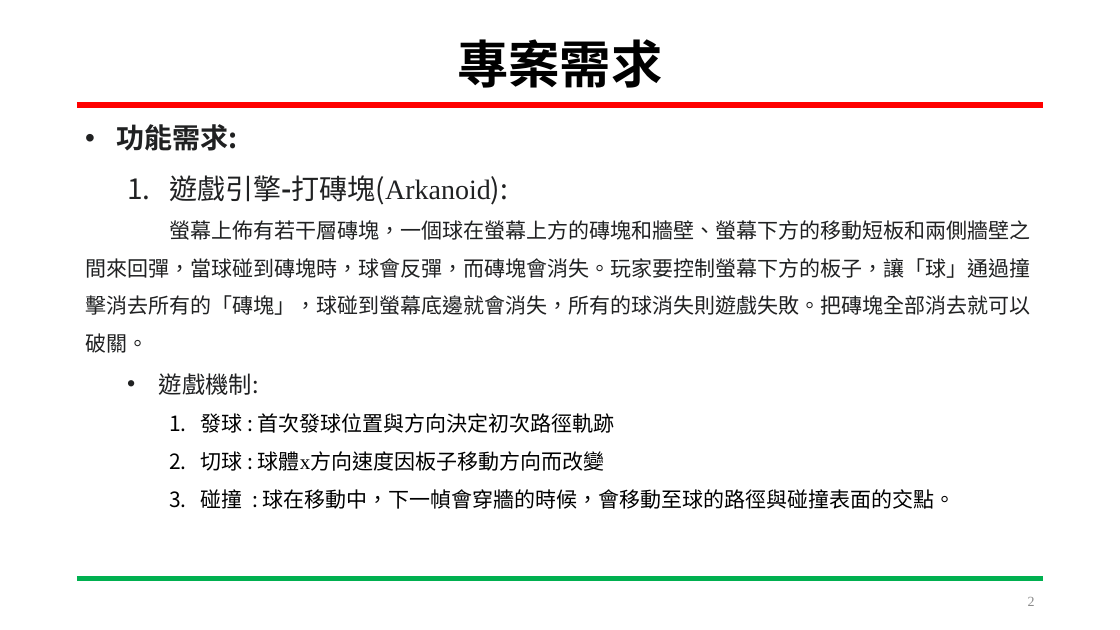
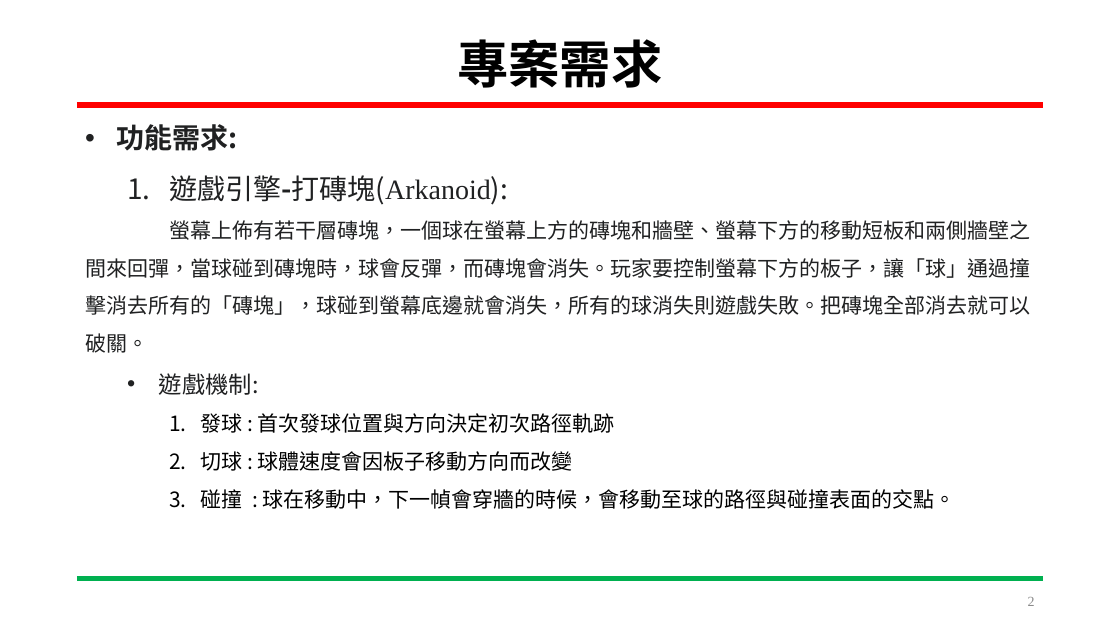
Before and after one commit to HOURFA/ML, a slide deck: slide 2 of DevelopmentLog/ML_0424.pptx. Drawn at 1120x630 pixels with LibreOffice and Linux fonts; fonts in the diff are those of the drawing. Boxes give left, top, right and bottom in pixels: in the first picture for what was removed or moved away, otherwise in the second. Text is boxed around its words. In the diff, an @@ line names an element or a change of style, - is before the commit and + after.

Commit message:
04/24 (1)ppt

```diff
--- a/DevelopmentLog/ML_0424.pptx
+++ b/DevelopmentLog/ML_0424.pptx
@@ text at (201,451,573,471): text changed @@
-    2. 切球 : 球體x方向速度因板子移動方向而改變
+    2. 切球 : 球體速度會因板子移動方向而改變
```
Also in this commit, not shown: 3 other slides changed.
